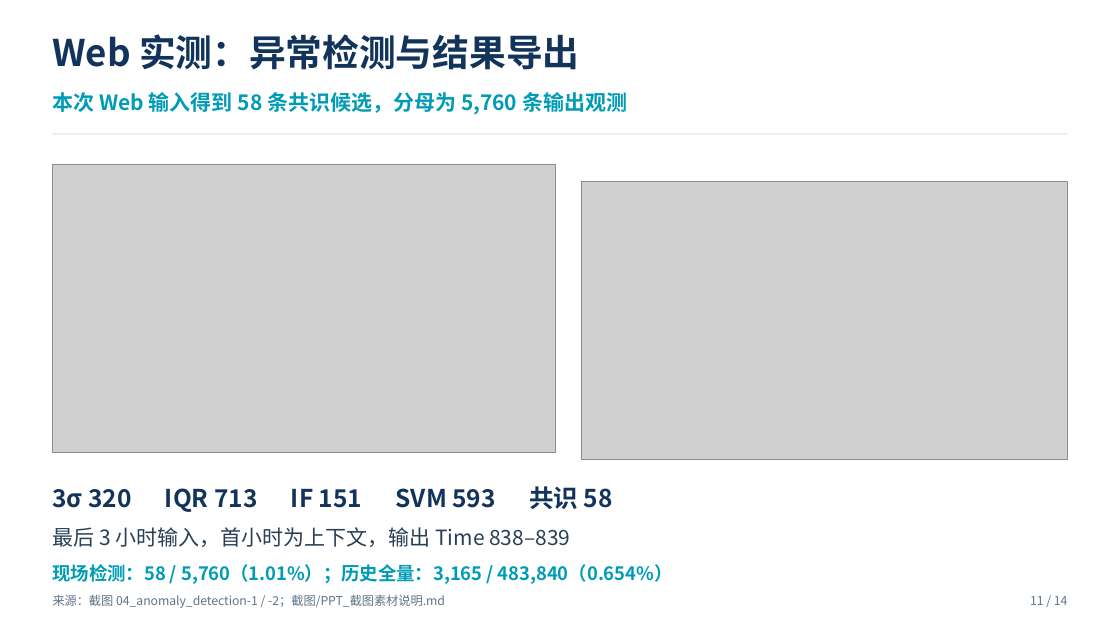
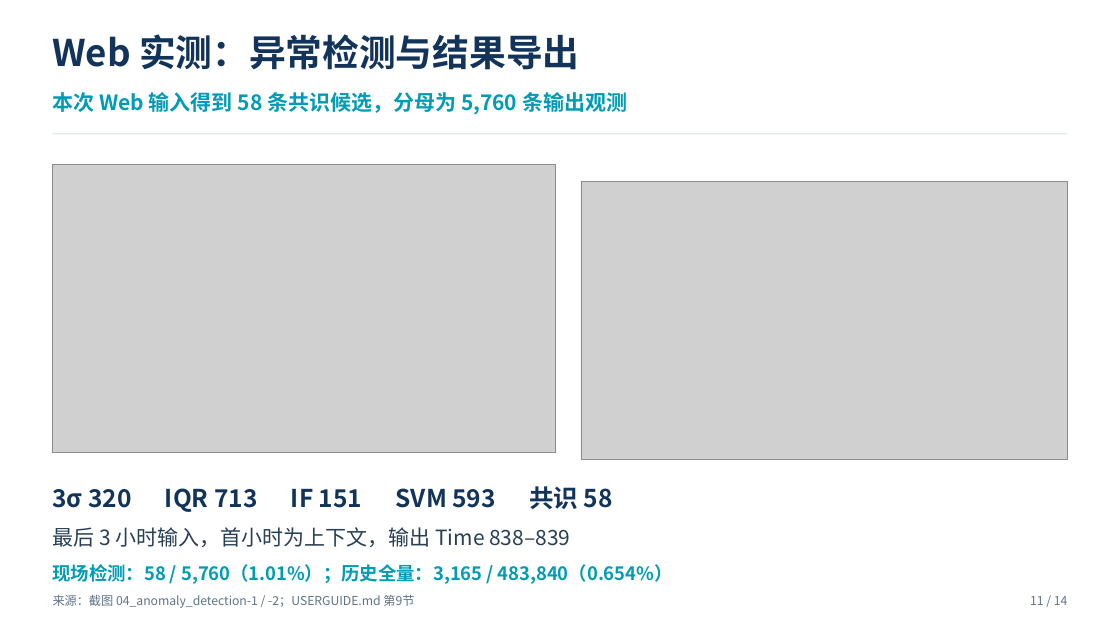
Before and after one commit to Lemon-Li-x86/5g-kpi-prediction, a slide deck: slide 11 of deliverables/submit4/ppt.pptx. Drawn at 1120x630 pixels with LibreOffice and Linux fonts; fonts in the diff are those of the drawing; grey boxes stand for pictures. Boxes give left, top, right and bottom in pixels: in the first picture for what was removed or moved away, otherwise in the second. Text is boxed around its words. In the diff, an @@ line names an element or a change of style, - is before the commit and + after.

```diff
--- a/deliverables/submit4/ppt.pptx
+++ b/deliverables/submit4/ppt.pptx
@@ text at (53,594,414,608): text changed @@
-来源：截图 04_anomaly_detection-1 / -2；截图/PPT_截图素材说明.md
+来源：截图 04_anomaly_detection-1 / -2；USERGUIDE.md 第9节
```
Also in this commit, not shown: 6 other slides changed, 14 other files.
